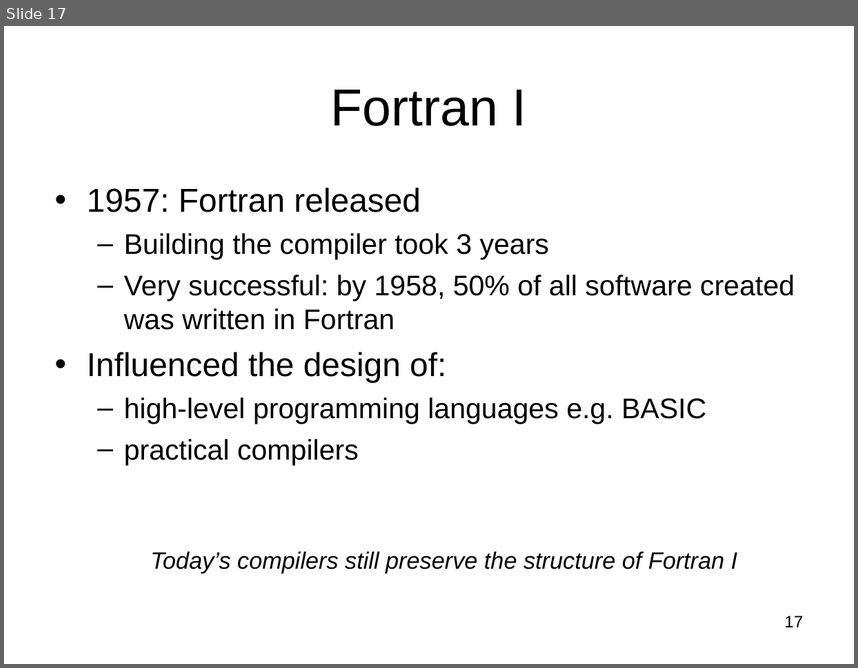
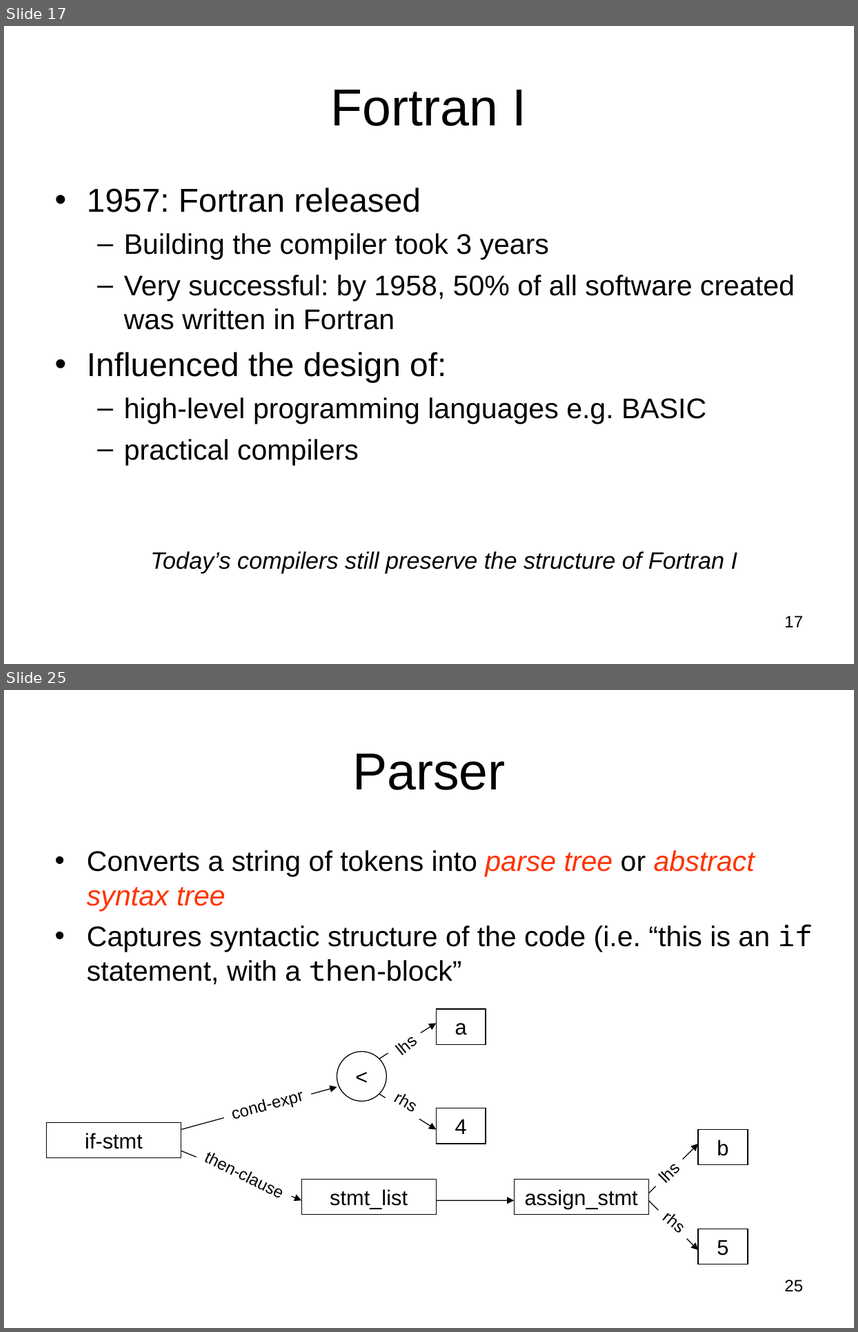
Before and after one commit to Hegden/hegden.github.io, a slide deck: cs406/slides/week1.ppt. Shown one above the other, each under a label of ours: slide 17 before the commit, slides 17 and 25 after it; the slides between them are not shown. The pictures are 858x668 and 858x1332 pixels, drawn with LibreOffice and Linux fonts; fonts in the diff are those of the drawing. Boxes give left, top, right and bottom in pixels: in the first picture for what was removed or moved away, otherwise in the second. Text is boxed around its words. In the diff, an @@ line names an element or a change of style, - is before the commit and + after.

```diff
--- a/cs406/slides/week1.ppt
+++ b/cs406/slides/week1.ppt
@@ slide 25 added at [4, 690, 854, 1328], background #FFFFFF @@
@@ title added at [352, 753, 506, 790], 44 pt, text #000000 @@
+Parser
@@ text added at [87, 850, 812, 985], 24 pt, text #000000 @@
+• Converts a string of tokens into parse tree or abstract syntax tree
+• Captures syntactic structure of the code (i.e. “this is an if statement, with a then-block”
@@ rectangle added at [436, 1009, 485, 1045], outline #000000 0.74 pt, 18 pt, text #000000 @@
+a
@@ arrow added from (380, 1058) to (436, 1023), #000000 0.74 pt @@
@@ rectangle added at [381, 1021, 430, 1067], fill #FFFFFF, 14 pt, text #000000 @@
+lhs
@@ ellipse added at [337, 1052, 386, 1101], outline #000000 0.74 pt, 18 pt, text #000000 @@
+<
@@ rectangle added at [219, 1078, 314, 1130], fill #FFFFFF, 14 pt, text #000000 @@
+cond-expr
@@ rectangle added at [382, 1079, 431, 1124], fill #FFFFFF, 14 pt, text #000000 @@
+rhs
@@ arrow added from (181, 1130) to (337, 1087), #000000 0.74 pt @@
@@ arrow added from (380, 1094) to (436, 1130), #000000 0.74 pt @@
@@ rectangle added at [47, 1122, 181, 1158], outline #000000 0.74 pt, 18 pt, text #000000 @@
+if-stmt
@@ rectangle added at [436, 1108, 485, 1144], outline #000000 0.74 pt, 18 pt, text #000000 @@
+4
@@ rectangle added at [192, 1138, 297, 1210], fill #FFFFFF, 14 pt, text #000000 @@
+then-clause
@@ arrow added from (648, 1193) to (699, 1143), #000000 0.74 pt @@
@@ rectangle added at [699, 1130, 748, 1165], outline #000000 0.74 pt, 18 pt, text #000000 @@
+b
@@ arrow added from (181, 1151) to (301, 1200), #000000 0.74 pt @@
@@ rectangle added at [646, 1148, 693, 1196], fill #FFFFFF, 14 pt, text #000000 @@
+lhs
@@ rectangle added at [301, 1179, 436, 1214], outline #000000 0.74 pt, 18 pt, text #000000 @@
+stmt_list
@@ rectangle added at [514, 1179, 648, 1214], outline #000000 0.74 pt, 18 pt, text #000000 @@
+assign_stmt
@@ arrow added from (436, 1200) to (514, 1200), #000000 0.74 pt @@
@@ arrow added from (648, 1200) to (699, 1250), #000000 0.74 pt @@
@@ rectangle added at [651, 1198, 700, 1245], fill #FFFFFF, 14 pt, text #000000 @@
+rhs
@@ rectangle added at [699, 1228, 748, 1264], outline #000000 0.74 pt, 18 pt, text #000000 @@
+5
@@ page number added at [784, 1279, 803, 1292], 14 pt, text #000000 @@
+25
```
Also in this commit, not shown: 1 slide changed, 25 other slides added.
